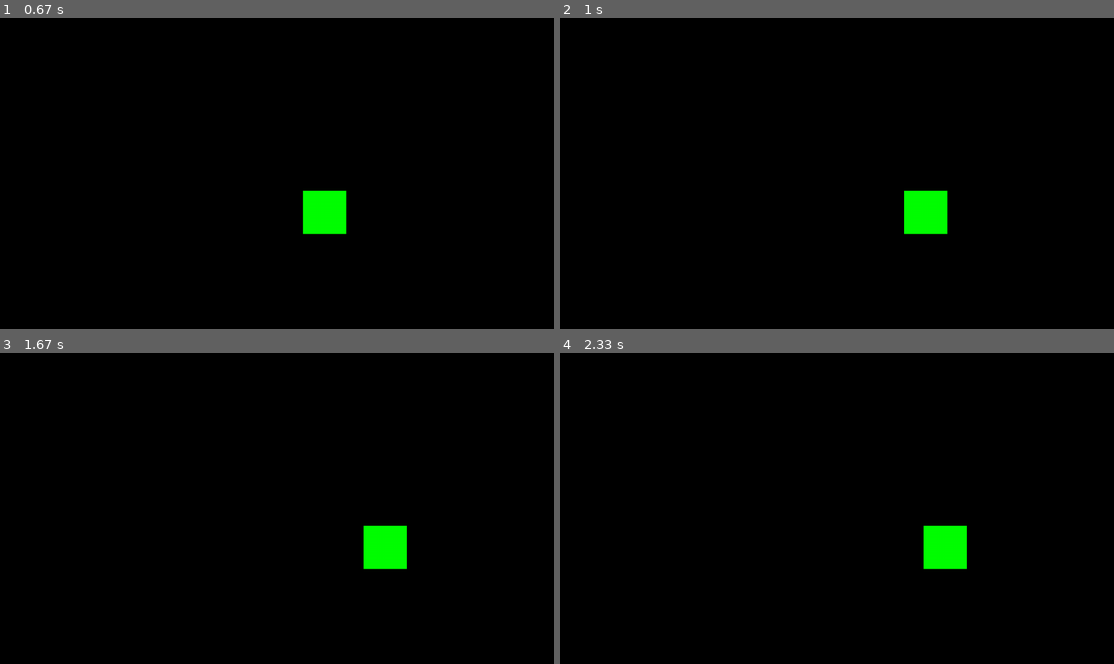
Above: before the commit, frames 1-4 (two rows, left to right).
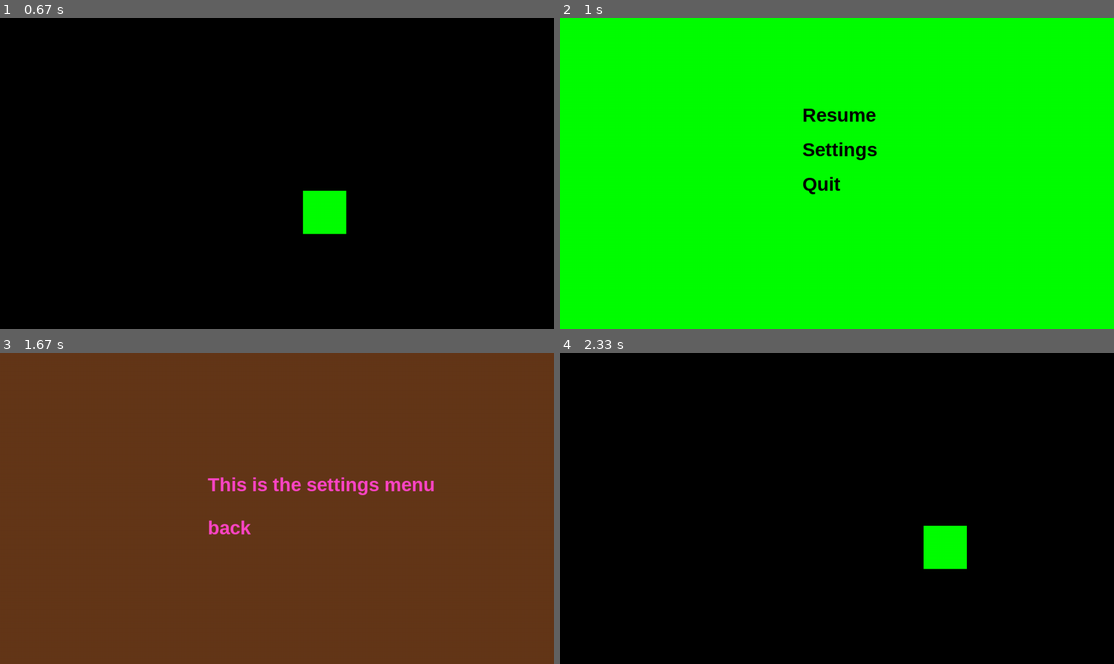
Above: after the commit, the same moments.

Repository: surfaceofbacon/pygame_rpg
Game: pygame game, started from main.py
Two runs of this game, one before a commit and one after it. Both use one fixed random seed, a clock stepped at 60 frames per second and the inputs below.
Inputs (mouse positions are in pixels of both pictures, inside the frame that each line leads up to):
- Up to frame 1 (0.67 s): click "Play" at 0.38 s
- Up to frame 2 (1 s): hold Esc from 0.67 s (still down); hold D from 0.67 s (still down)
- Up to frame 3 (1.67 s): release Esc at 1.13 s; release D at 1.13 s; click (288, 483) at 1.22 s, where only the run after the commit has a clickable "Settings"
- Up to frame 4 (2.33 s): click (787, 527) at 1.72 s, where only the run after the commit has a clickable "back"; click (820, 449) at 2.22 s, where only the run after the commit has a clickable "Resume"

Frame 1 is identical in both runs. In frame 2, 98% of the frame differs, in the area x 0-100%, y 0-100%; in frame 3, 100%; in frame 4, nothing differs.

Commit message:
added a pause menu

Diff:
--- a/main.py
+++ b/main.py
@@ -1,12 +1,14 @@
-import window, pygame, play_Screen, start_menu, settings_menu, player
+import window, pygame, play_Screen, start_menu, settings_menu, player, pause
 
 
 def main():    # the main function that draws the window and allows for functionality
     number = 0
     start = True
     play = False
-    settings = False
+    start_settings = False
+    pause_settings = False
     running = True
+    bool_pause = False
     cube_x = 700
     cube_y = 400
     cube_width = 100
@@ -20,24 +22,41 @@
         if play:
             play_Screen.Draw_Play_Screen(number)
             hero.cube(cube_x, cube_y)
-        if settings:
+        if start_settings:
             settings_menu.Draw_Settings_Menu()
+        if pause_settings:
+            settings_menu.Draw_Settings_Menu()
+        if bool_pause:
+            pause.draw_pause_screen()
         for event in pygame.event.get():
             if event.type == pygame.MOUSEBUTTONDOWN:
                 pos = pygame.mouse.get_pos()
-                if settings and settings_menu.back_rect.collidepoint(pos):
-                    settings = False
+                if start_settings and settings_menu.back_rect.collidepoint(pos):
+                    start_settings = False
                     start = True
+                if pause_settings and settings_menu.back_rect.collidepoint(pos):
+                    pause_settings = False
+                    bool_pause = True
                 if start_menu.play_rect.collidepoint(pos) and start:
                     play = True
                     start = False
                 elif start_menu.settings_rect.collidepoint(pos) and start:
-                    settings = True
+                    start_settings = True
                     start = False
                 elif start_menu.Quit_rect.collidepoint(pos) and start:
                     running = False
+                if pause.resume_rect.collidepoint(pos) and bool_pause:
+                    bool_pause = False
+                    play = True
+                elif pause.Quit_rect.collidepoint(pos) and bool_pause:
+                    running = False
+                elif pause.settings_rect.collidepoint(pos) and bool_pause:
+                    bool_pause = False
+                    pause_settings = True
+
             if event.type == pygame.QUIT:  # closes the window when the x is pressed
                 running = False
+
         keys = pygame.key.get_pressed()
         if cube_x > window.size[0] - cube_width:
             cube_x = 0
@@ -61,6 +80,10 @@
             cube_x -= player.speed
         if keys[pygame.K_d]:
             cube_x += player.speed
+        if keys[pygame.K_ESCAPE]:
+            play = False
+            bool_pause = True
+
         if number > 8:
             number = 8
         elif number < 0:
@@ -70,5 +93,7 @@
 
 
 
+
+
 if __name__ == '__main__':     # runs the main function
     main()
--- /dev/null
+++ b/pause.py
@@ -0,0 +1,15 @@
+import window
+import menu
+import pygame
+import Draw_text
+resume_rect = pygame.Rect(menu.x, 200, 175, 50)
+settings_rect = pygame.Rect(menu.x, 280, 200, 50)
+Quit_rect = pygame.Rect(menu.x, 360, 90, 50)
+def draw_pause_screen():
+
+    window.window.fill(window.green)
+    Draw_text.draw_text('Resume', menu.font, menu.text_col, menu.x, 200)
+
+    Draw_text.draw_text('Settings', menu.font, menu.text_col, menu.x, 280)
+
+    Draw_text.draw_text('Quit', menu.font, menu.text_col, menu.x, 360)
--- a/window.py
+++ b/window.py
@@ -3,7 +3,15 @@
 pygame.init()  #initilizes pygame so the window can run
 
 size = 1280, 720   #defines the size of the window
-
+black = (0,0,0)
+white = (255,255,255)
+red = (255, 0, 0)
+green = (0, 255, 0)
+blue = (0, 0, 255)
+yellow = (255, 255, 0)
+cyan = (0, 255, 255)
+magenta = (255, 0, 255)
+gray = (128, 128, 128)
 
 
 FPS = 60  #lock it to 60 fps
